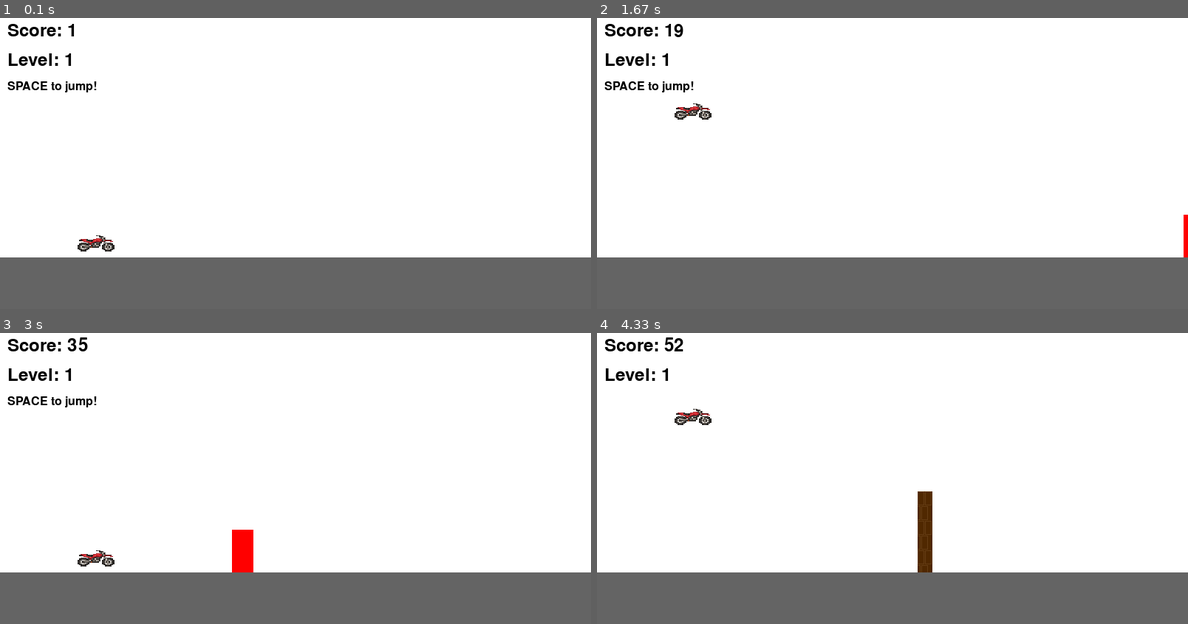
Above: before the commit, frames 1-4 (two rows, left to right).
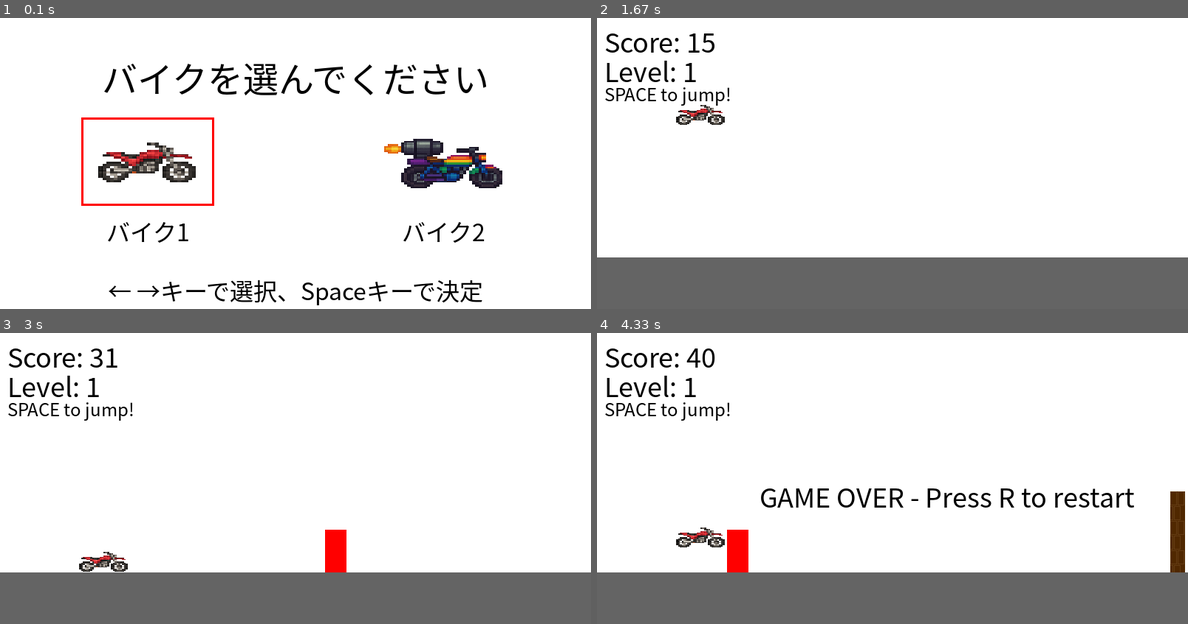
Above: after the commit, the same moments.

Repository: mori-ri/pygame-bike
Game: pygame game, started from bike_game.py
The game is run twice, just before and just after one commit, with the same random seed, the same clock (stepped at 60 frames per second) and the same inputs.
Inputs:
- Up to frame 1 (0.1 s): no input
- Up to frame 2 (1.67 s): tap Enter at 0.33, 1 s; tap Space at 0.67, 1.4 s
- Up to frame 3 (3 s): tap Space at 1.7, 1.9, 2.23, 2.53, 2.73 s
- Up to frame 4 (4.33 s): tap Space at 3.03, 3.63, 3.93, 4.07 s

The runs differ from the first frame. In frame 1, 24% of the frame differs, in the area x 0-100%, y 2-100%; in frame 2, 2.2%; in frame 3, 3.2%; in frame 4, 5.3%.

Commit message:
バイク選択画面の実装と日本語フォントのサポートを追加。バイクの画像を選択できる機能を実装し、画像読み込みのエラーハンドリングを強化。

Diff:
--- a/bike_game.py
+++ b/bike_game.py
@@ -1,6 +1,7 @@
 import pygame
 import sys
 import random
+import os
 
 # Pygameの初期化
 pygame.init()
@@ -18,20 +19,96 @@
 BLUE = (0, 0, 255)
 GRAY = (100, 100, 100)
 
+# 日本語フォントの設定
+def get_japanese_font(size):
+    """日本語をサポートするフォントを取得"""
+    # まず、macOSのシステムフォントファイルから直接読み込みを試行
+    font_paths = [
+        '/System/Library/Fonts/Hiragino Sans GB.ttc',
+        '/System/Library/Fonts/ヒラギノ角ゴシック W3.ttc',
+        '/System/Library/Fonts/Arial Unicode.ttf',
+        '/System/Library/Fonts/Helvetica.ttc',
+        '/Library/Fonts/Arial Unicode MS.ttf'
+    ]
+
+    for font_path in font_paths:
+        try:
+            if os.path.exists(font_path):
+                font = pygame.font.Font(font_path, size)
+                # 日本語テスト
+                test_surface = font.render("バイクゲーム", True, (0, 0, 0))
+                if test_surface.get_width() > 0:
+                    print(f"Using font file: {font_path}")
+                    return font
+        except Exception as e:
+            print(f"Font file {font_path} failed: {e}")
+            continue
+
+    # macOS用の確実な日本語フォント候補
+    font_candidates = [
+        'AppleGothic',          # macOS標準日本語フォント
+        'HiraginoSans-W3',      # macOS Hiragino Sans
+        'Hiragino Sans',        # macOS Hiragino Sans
+        'HiraginoSans-W6',      # macOS Hiragino Sans Bold
+        'Arial Unicode MS',     # macOS Arial Unicode
+        'Helvetica',            # macOS標準フォント
+        'System Font',          # システムフォント
+        None                    # pygame デフォルト
+    ]
+
+    for font_name in font_candidates:
+        try:
+            if font_name:
+                font = pygame.font.SysFont(font_name, size)
+            else:
+                font = pygame.font.Font(None, size)
+
+            # より確実な日本語文字テスト
+            test_texts = ["あ", "バイク", "ゲーム"]
+            all_valid = True
+
+            for test_text in test_texts:
+                try:
+                    test_surface = font.render(test_text, True, (0, 0, 0))
+                    if test_surface.get_width() <= 0 or test_surface.get_height() <= 0:
+                        all_valid = False
+                        break
+                except:
+                    all_valid = False
+                    break
+
+            if all_valid:
+                print(f"Using font: {font_name if font_name else 'Default pygame font'}")
+                return font
+
+        except Exception as e:
+            print(f"Font {font_name} failed: {e}")
+            continue
+
+    # 最終手段：強制的にデフォルトフォントを使用
+    print("Warning: No suitable Japanese font found, using default")
+    return pygame.font.Font(None, size)
+
 # バイクのクラス
 class Bike(pygame.sprite.Sprite):
-    def __init__(self):
+    def __init__(self, bike_type="bike1"):
         super().__init__()
-        # バイクの画像を読み込み
-        try:
-            self.original_image = pygame.image.load("bike.png")
+        # バイク画像の読み込み
+        try:
+            if bike_type == "bike1":
+                self.original_image = pygame.image.load("bike.png")
+            else:
+                self.original_image = pygame.image.load("bike2.png")
+                # bike2の画像を左右反転
+                self.original_image = pygame.transform.flip(self.original_image, True, False)
             # 適切なサイズにスケール
-            self.original_image = pygame.transform.scale(self.original_image, (60, 40))
+            self.original_image = pygame.transform.scale(self.original_image, (80, 50))
             self.image = self.original_image
         except pygame.error:
             # 画像が読み込めない場合は四角形で代用
             self.image = pygame.Surface((60, 40))
             self.image.fill(BLUE)
+            print(f"Warning: Could not load {bike_type} image. Using default.")
 
         self.rect = self.image.get_rect()
         self.rect.x = 100
@@ -112,15 +189,95 @@
         if self.rect.right < 0:
             self.kill()
 
+# バイク選択画面クラス
+class BikeSelection:
+    def __init__(self):
+        self.font = get_japanese_font(48)
+        self.small_font = get_japanese_font(32)
+        self.selected = 0  # 0: bike1, 1: bike2
+
+        # バイク画像の読み込み
+        try:
+            self.bike1_img = pygame.image.load("bike.png")
+            self.bike1_img = pygame.transform.scale(self.bike1_img, (160, 100))
+        except pygame.error:
+            self.bike1_img = pygame.Surface((160, 100))
+            self.bike1_img.fill(BLUE)
+            print("Warning: Could not load bike.png. Using default.")
+
+        try:
+            self.bike2_img = pygame.image.load("bike2.png")
+            self.bike2_img = pygame.transform.scale(self.bike2_img, (160, 100))
+            # bike2の画像を左右反転
+            self.bike2_img = pygame.transform.flip(self.bike2_img, True, False)
+        except pygame.error:
+            self.bike2_img = pygame.Surface((160, 100))
+            self.bike2_img.fill(GREEN)
+            print("Warning: Could not load bike2.png. Using default.")
+
+    def run(self):
+        selection_done = False
+
+        while not selection_done:
+            for event in pygame.event.get():
+                if event.type == pygame.QUIT:
+                    pygame.quit()
+                    sys.exit()
+                if event.type == pygame.KEYDOWN:
+                    if event.key == pygame.K_LEFT:
+                        self.selected = 0
+                    elif event.key == pygame.K_RIGHT:
+                        self.selected = 1
+                    elif event.key == pygame.K_RETURN or event.key == pygame.K_SPACE:
+                        selection_done = True
+
+            # 描画
+            screen.fill(WHITE)
+
+            # タイトル
+            title_text = self.font.render("バイクを選んでください", True, BLACK)
+            screen.blit(title_text, (WIDTH // 2 - title_text.get_width() // 2, 50))
+
+            # バイク1
+            bike1_pos = (WIDTH // 4 - self.bike1_img.get_width() // 2, HEIGHT // 2 - 50)
+            screen.blit(self.bike1_img, bike1_pos)
+            bike1_text = self.small_font.render("バイク1", True, BLACK)
+            screen.blit(bike1_text, (WIDTH // 4 - bike1_text.get_width() // 2, HEIGHT // 2 + 70))
+
+            # バイク2
+            bike2_pos = (WIDTH * 3 // 4 - self.bike2_img.get_width() // 2, HEIGHT // 2 - 50)
+            screen.blit(self.bike2_img, bike2_pos)
+            bike2_text = self.small_font.render("バイク2", True, BLACK)
+            screen.blit(bike2_text, (WIDTH * 3 // 4 - bike2_text.get_width() // 2, HEIGHT // 2 + 70))
+
+            # 選択枠の描画
+            if self.selected == 0:
+                pygame.draw.rect(screen, RED, (bike1_pos[0] - 10, bike1_pos[1] - 10,
+                                             self.bike1_img.get_width() + 20,
+                                             self.bike1_img.get_height() + 20), 3)
+            else:
+                pygame.draw.rect(screen, RED, (bike2_pos[0] - 10, bike2_pos[1] - 10,
+                                             self.bike2_img.get_width() + 20,
+                                             self.bike2_img.get_height() + 20), 3)
+
+            # 操作説明
+            instruction_text = self.small_font.render("← →キーで選択、Spaceキーで決定", True, BLACK)
+            screen.blit(instruction_text, (WIDTH // 2 - instruction_text.get_width() // 2, HEIGHT - 50))
+
+            pygame.display.flip()
+
+        # 選択されたバイクの種類を返す
+        return "bike1" if self.selected == 0 else "bike2"
+
 # ゲームクラス
 class Game:
-    def __init__(self):
-        self.bike = Bike()
+    def __init__(self, bike_type):
+        self.bike = Bike(bike_type)
         self.all_sprites = pygame.sprite.Group()
         self.obstacles = pygame.sprite.Group()
         self.all_sprites.add(self.bike)
         self.score = 0
-        self.font = pygame.font.SysFont(None, 36)
+        self.font = get_japanese_font(36)
         self.obstacle_timer = 0
         self.game_over = False
         self.ground_y = HEIGHT - 70
@@ -139,7 +296,8 @@
                     if event.key == pygame.K_SPACE:
                         self.bike.jump()
                     if event.key == pygame.K_r and self.game_over:
-                        self.__init__()  # ゲームリセット
+                        # ゲームリセット（バイク選択画面に戻る）
+                        return True
 
             if not self.game_over:
                 # 障害物の生成（難易度に応じて種類を変更）
@@ -192,7 +350,8 @@
 
             # 操作説明
             if self.score < 50:
-                instruction_text = pygame.font.SysFont(None, 24).render("SPACE to jump!", True, BLACK)
+                instruction_font = get_japanese_font(24)
+                instruction_text = instruction_font.render("SPACE to jump!", True, BLACK)
                 screen.blit(instruction_text, (10, 90))
 
             # ゲームオーバー表示
@@ -203,7 +362,17 @@
             pygame.display.flip()
             clock.tick(60)
 
-# ゲーム実行
+        return False
+
+# メインループ
 if __name__ == "__main__":
-    game = Game()
-    game.run()
+    restart = True
+
+    while restart:
+        # バイク選択画面
+        bike_selection = BikeSelection()
+        selected_bike = bike_selection.run()
+
+        # ゲーム開始
+        game = Game(selected_bike)
+        restart = game.run()
Binary file added: bike2.png
